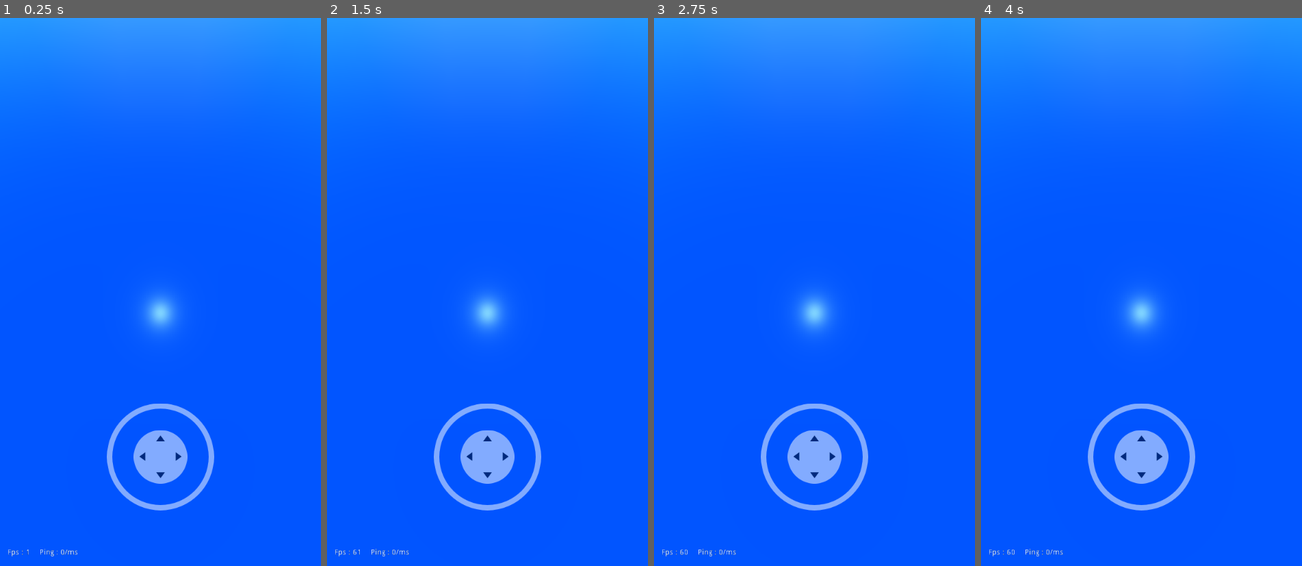
Above: before the commit, frames 1-4 (left to right).
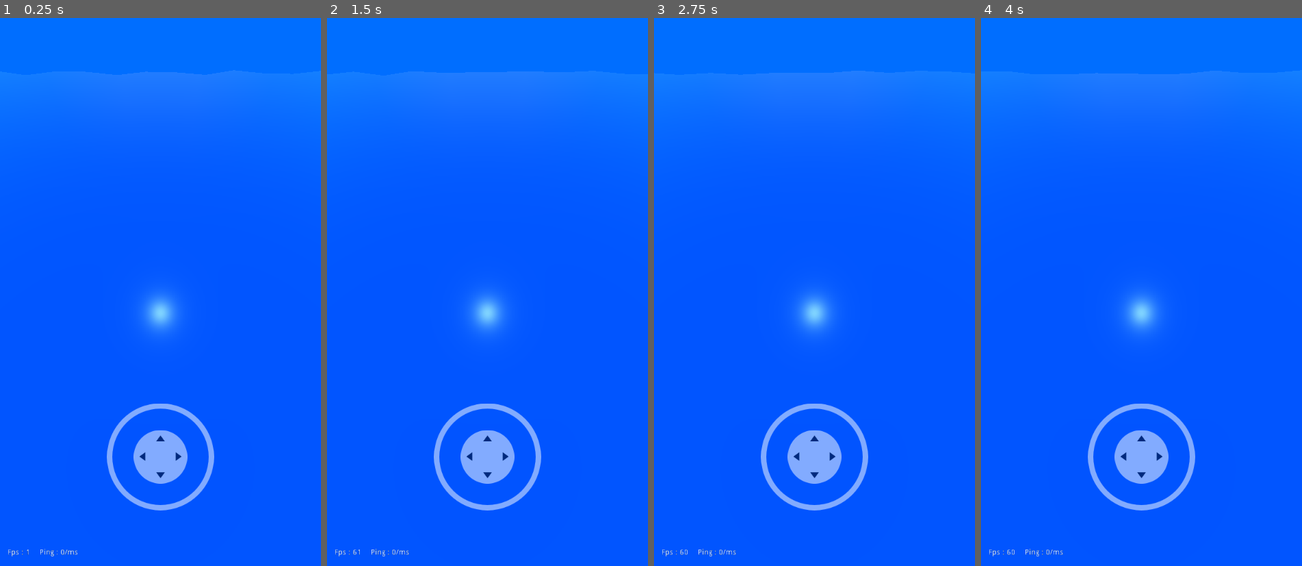
Above: after the commit, the same moments.

Repository: renosyah/sky_miner
Game: Godot game, scene res://gameplay/mp/client/gameplay.tscn
Same seed, same stepped clock (60 frames per second), same inputs: the game is played once before the commit and once after it. This scene is started directly instead of the project's main scene.
Inputs (mouse positions are in pixels of both pictures, inside the frame that each line leads up to):
- Up to frame 1 (0.25 s): no input
- Up to frame 2 (1.5 s): tap Enter at 0.5 s; move the mouse to (558, 264) at 0.52 s; hold Right (ui_right) 0.53-1.25 s; click (558, 264) at 0.67 s; drag from (423, 319) to (471, 401) at 1.27 s
- Up to frame 3 (2.75 s): tap Space at 2 s; move the mouse to (846, 171) at 2.02 s; hold Right (ui_right) from 2.03 s (still down)
- Up to frame 4 (4 s): release Right (ui_right) at 2.75 s; tap Enter at 2.75 s; drag from (1125, 401) to (1045, 209) at 2.77 s; tap Space at 3.5 s; move the mouse to (1237, 374) at 3.52 s; hold Left (ui_left) from 3.53 s (still down)

The runs differ from the first frame. In frame 1, 9.0% of the frame differs, in the area x 0-100%, y 0-11%; in frame 2, 8.9%; in frame 3, 9.0%; in frame 4, 9.0%.

Commit message:
reconfigure island generator

Diff:
--- a/assets/fix_camera/fix_camera.tscn
+++ b/assets/fix_camera/fix_camera.tscn
@@ -9,7 +9,7 @@
 transform = Transform( 1, 0, 0, 0, 0.5, 0.866026, 0, -0.866026, 0.5, 0, 0, 0 )
 
 [node name="Camera" type="Camera" parent="Spatial"]
-transform = Transform( 1, 0, 0, 0, 1, 0, 0, 0, 1, 0, 0, 20 )
+transform = Transform( 1, 0, 0, 0, 1, 0, 0, 0, 1, 0, 0, 40 )
 keep_aspect = 0
 current = true
 far = 200.0
--- a/gameplay/mp/base_gameplay_mp.gd
+++ b/gameplay/mp/base_gameplay_mp.gd
@@ -47,7 +47,11 @@
 
 	if is_server():
 		_map.generate_islands()
-		NetworkLobbyManager.argument["map_data"] = _map.islands
+		NetworkLobbyManager.argument["map_data"] = _map.map_data
+
+func _generate_island():
+	_map.map_data = NetworkLobbyManager.argument["map_data"]
+	_map.spawn_islands()
 
 ################################################################
 # ui
@@ -76,8 +80,7 @@
 	to_main_menu()
 
 func all_player_ready():
-	_map.islands = NetworkLobbyManager.argument["map_data"]
-	_map.spawn_islands()
+	_generate_island()
 
 ################################################################
 # exit
--- a/map/floating_island/floating_island.gd
+++ b/map/floating_island/floating_island.gd
@@ -2,6 +2,7 @@
 class_name FloatingIsland
 
 export var island :Resource = preload("res://map/floating_island/island_1/island.obj")
+
 export var size :float = 1
 export var rotate :float = 0
 
--- a/map/floating_island/floating_island.tscn
+++ b/map/floating_island/floating_island.tscn
@@ -1,8 +1,10 @@
-[gd_scene load_steps=2 format=2]
+[gd_scene load_steps=3 format=2]
 
 [ext_resource path="res://map/floating_island/floating_island.gd" type="Script" id=1]
+[ext_resource path="res://map/floating_island/island_1/island.obj" type="ArrayMesh" id=2]
 
 [node name="floating_island" type="StaticBody"]
 script = ExtResource( 1 )
 
 [node name="MeshInstance" type="MeshInstance" parent="."]
+mesh = ExtResource( 2 )
--- /dev/null
+++ b/map/floating_island/island_1/curve.tres
@@ -0,0 +1,7 @@
+[gd_resource type="Curve3D" format=2]
+
+[resource]
+_data = {
+"points": PoolVector3Array( 0, 0, 0, 0, 0, 0, -3.56979, 0, -3.61142, 0, 0, 0, 0, 0, 0, 1.77969, 0, -5.44315, 0, 0, 0, 0, 0, 0, 2.94534, 0, -3.4449, 0, 0, 0, 0, 0, 0, 6.15086, 0, -2.25844, 0, 0, 0, 0, 0, 0, 6.23412, 0, 1.44665, 0, 0, 0, 0, 0, 0, 3.52816, 0, 4.15261, 0, 0, 0, 0, 0, 0, 1.52991, 0, 3.75712, 0, 0, 0, 0, 0, 0, -3.15349, 0, 4.04854, 0, 0, 0, 0, 0, 0, -4.88114, 0, 2.15436, 0, 0, 0, 0, 0, 0, -5.6513, 0, -1.48828, 0, 0, 0, 0, 0, 0, -3.56979, 0, -3.61142 ),
+"tilts": PoolRealArray( 0, 0, 0, 0, 0, 0, 0, 0, 0, 0, 0 )
+}
--- a/map/map.gd
+++ b/map/map.gd
@@ -1,75 +1,121 @@
 extends Node
 class_name Map
 
+var island_templates = [
+	"res://map/floating_island/island_1"
+]
+
 var island_scene = preload("res://map/floating_island/floating_island.tscn")
+var tree_scene = preload("res://entity/resources/trees/trees.tscn")
+var ore_scene = preload("res://entity/resources/rock/rock.tscn")
 
-export var islands :Array
+onready var _islands = $islands
+onready var _trees = $trees
+onready var _ores = $ores
+onready var _spawn_position = $spawn_position
+
+var _spawn_path :Path
+var _path_follow :PathFollow
+
+export var map_data :Dictionary
+
+func _ready():
+	_spawn_path = Path.new()
+	_spawn_position.add_child(_spawn_path)
+
+	_path_follow = PathFollow.new()
+	_spawn_path.add_child(_path_follow)
 
 func spawn_islands():
-	for i in islands:
+	var map_seed = map_data["map_seed"]
+	var rng = RandomNumberGenerator.new()
+	rng.seed = map_seed
+
+	for i in map_data["islands"]:
 		var island = island_scene.instance()
+		island.island = load(i["mesh"])
 		island.name = i["name"]
 		island.size = i["size"]
 		island.rotate = i["rotate"]
-		add_child(island)
+		_islands.add_child(island)
 		island.translation = i["position"]
 
-		var rng = RandomNumberGenerator.new()
-		rng.seed = int(i["seed"])
+	for tree in map_data["trees"]:
+		var resource :BaseResources = tree_scene.instance()
+		resource.name = tree["name"]
+		resource.set_network_master(Network.PLAYER_HOST_ID)
+		resource.rng = rng
+		_trees.add_child(resource)
+		resource.translation = tree["position"]
 
-		for tree_data in i["trees"]:
-			var tree :BaseResources = preload("res://entity/resources/trees/trees.tscn").instance()
-			tree.rng = rng
-			add_child(tree)
-			tree.translation = tree_data["position"]
+	for ore in map_data["ores"]:
+		var resource :BaseResources = ore_scene.instance()
+		resource.name = ore["name"]
+		resource.set_network_master(Network.PLAYER_HOST_ID)
+		resource.rng = rng
+		_ores.add_child(resource)
+		resource.translation = ore["position"]
 
-		for ore_data in i["ores"]:
-			var ore :BaseResources = preload("res://entity/resources/rock/rock.tscn").instance()
-			ore.rng = rng
-			add_child(ore)
-			ore.translation = ore_data["position"]
 
 func generate_islands():
+	map_data["map_seed"] = rand_range(-100, 100)
+	map_data["islands"] = []
+	map_data["trees"] = []
+	map_data["ores"] = []
+
 	for x in range(-1, 3, 1):
-		for y in range(-2, 4, 1):
+		for y in range(-2, 3, 1):
 			randomize()
 
+			var template = island_templates[rand_range(0, island_templates.size())]
+			var island_name = "island_%s_%s" % [x,y]
+			var pos = Vector3(x * 40, 10, y * 30)
 			var size = rand_range(1, 2)
-			var island_pos = Vector3(x * 40, 10, y * 30)
-			var random_pos :Array = _get_random_positions(island_pos, 6, size)
-			random_pos.shuffle()
+			var rotate = rand_range(0, 360)
 
-			var trees = []
-			var trees_pos = random_pos.slice(0, 2)
-			for pos in trees_pos:
-				trees.append({
-					"position" : pos
-				})
+			_spawn_position.translation = pos
+			_spawn_position.scale = Vector3.ONE * size
+			_spawn_position.rotation_degrees = Vector3.ZERO
+			_spawn_position.rotate_y(deg2rad(rotate))
 
-			var ores = []
-			var ores_pos = random_pos.slice(3, 5)
-			for pos in ores_pos:
-				ores.append({
-					"position" : pos
-				})
+			_spawn_path.curve = load(template + "/curve.tres")
 
-			islands.append({
-				"name" : "island_%s_%s" % [x,y],
+			map_data["islands"].append({
+				"name" : island_name,
+				"mesh" : template + "/island.obj",
 				"size" : size,
-				"rotate" : rand_range(0, 360),
-				"position" : island_pos,
-				"trees" : trees,
-				"ores" :ores,
-				"seed" : rand_range(-100, 100)
+				"rotate" : rotate,
+				"position" :pos,
 			})
 
-func _get_random_positions(at :Vector3, count :int, size :float) -> Array:
-	var _positions :Array = []
-	var _radius = Vector3(3, 0, 0) * size
-	var _step = 2 * PI / count
+			var _trees_pos :Array = generate_random_spawn_positions(pos, 6)
+			var index = 0
+			for i in _trees_pos:
+				map_data["trees"].append({
+					"name" : "%s_tree_%s" % [island_name, index],
+					"position" : i,
+				})
+				index += 1
 
-	for i in range(count):
-		var pos = at + _radius.rotated(Vector3.UP, _step * i)
-		_positions.append(pos)
+			index = 0
+			var _ores_pos :Array = generate_random_spawn_positions(pos, 4)
+			for i in _ores_pos:
+				map_data["ores"].append({
+					"name" : "%s_ores_%s" % [island_name, index],
+					"position" : i,
+				})
+				index += 1
 
-	return _positions
+
+
+func generate_random_spawn_positions(_at :Vector3, count :int) -> Array:
+	var _pos :Array = []
+	var _rand_offset = rand_range(1, 4)
+
+	for i in count:
+		_path_follow.unit_offset = randf()
+		var p = _path_follow.global_transform.origin
+		p += p.direction_to(_at) * _rand_offset
+		_pos.append(p)
+
+	return _pos
--- a/map/map.tscn
+++ b/map/map.tscn
@@ -65,3 +65,11 @@
 
 [node name="water" parent="." instance=ExtResource( 1 )]
 transform = Transform( 1, 0, 0, 0, 1, 0, 0, 0, 1, 0.00865936, -0.403336, 0.198318 )
+
+[node name="spawn_position" type="Spatial" parent="."]
+
+[node name="islands" type="Node" parent="."]
+
+[node name="trees" type="Node" parent="."]
+
+[node name="ores" type="Node" parent="."]
